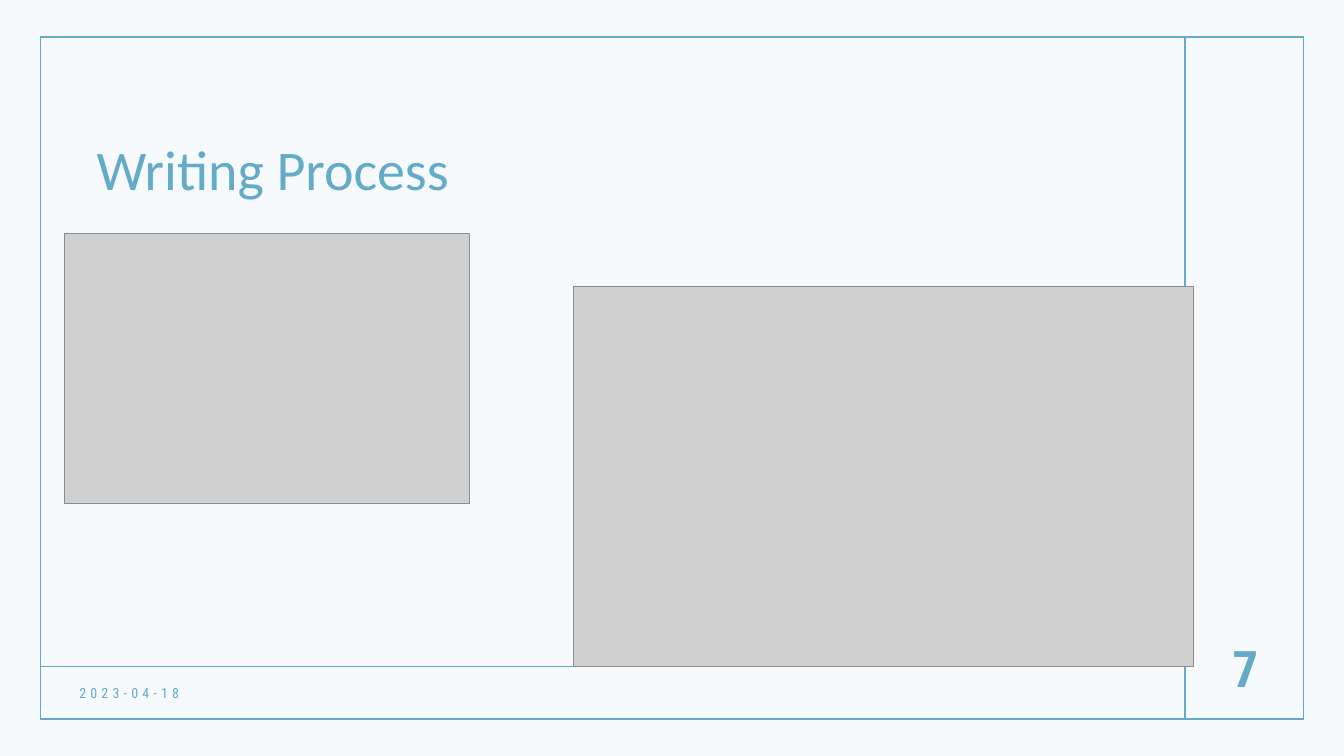
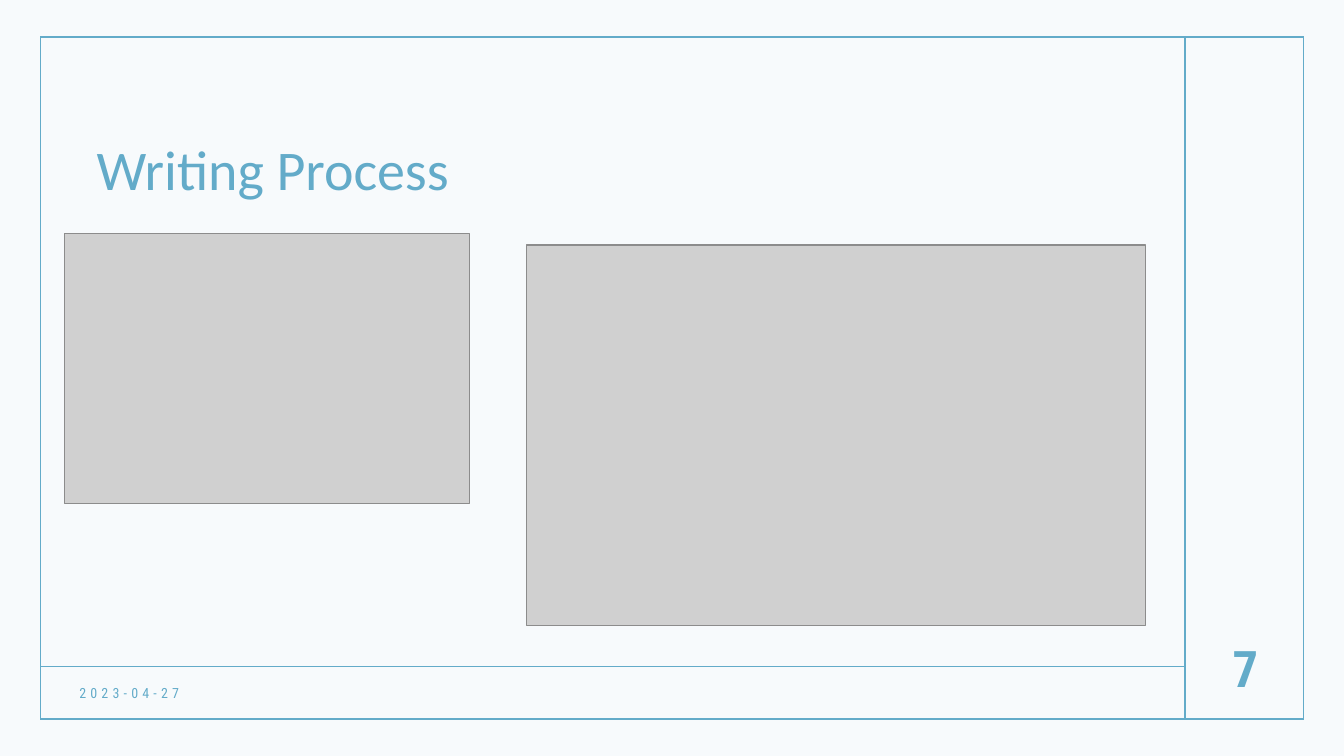
Before and after one commit to hatalbott/mcnair_academic_writing, a slide deck: slide 7 of 00-Intro/L00-Intro.pptx. Drawn at 1344x756 pixels with LibreOffice and Linux fonts; fonts in the diff are those of the drawing; grey boxes stand for pictures. Boxes give left, top, right and bottom in pixels: in the first picture for what was removed or moved away, otherwise in the second. Text is boxed around its words. In the diff, an @@ line names an element or a change of style, - is before the commit and + after.

```diff
--- a/00-Intro/L00-Intro.pptx
+++ b/00-Intro/L00-Intro.pptx
@@ picture: place and size @@
-picture at bbox=[574, 286, 1193, 666]
+picture at bbox=[526, 245, 1145, 625]
@@ text at bbox=[79, 688, 179, 698]: text changed @@
-2023-04-18
+2023-04-27
```
Also in this commit, not shown: 10 other slides changed, 2 other files.
